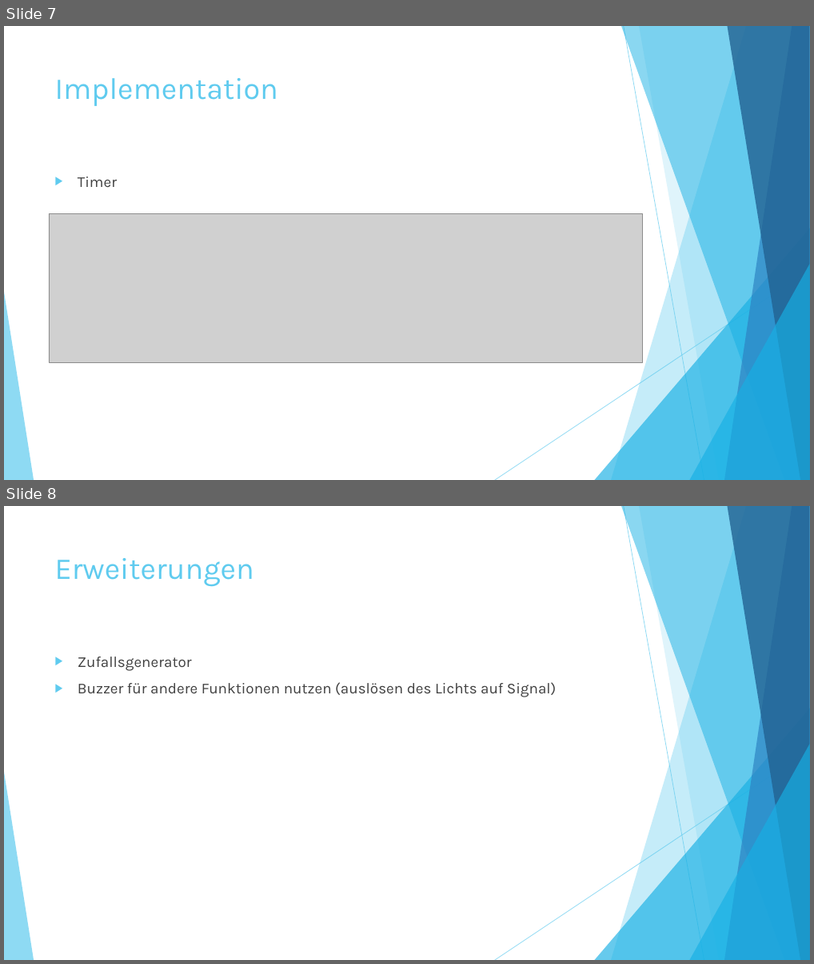
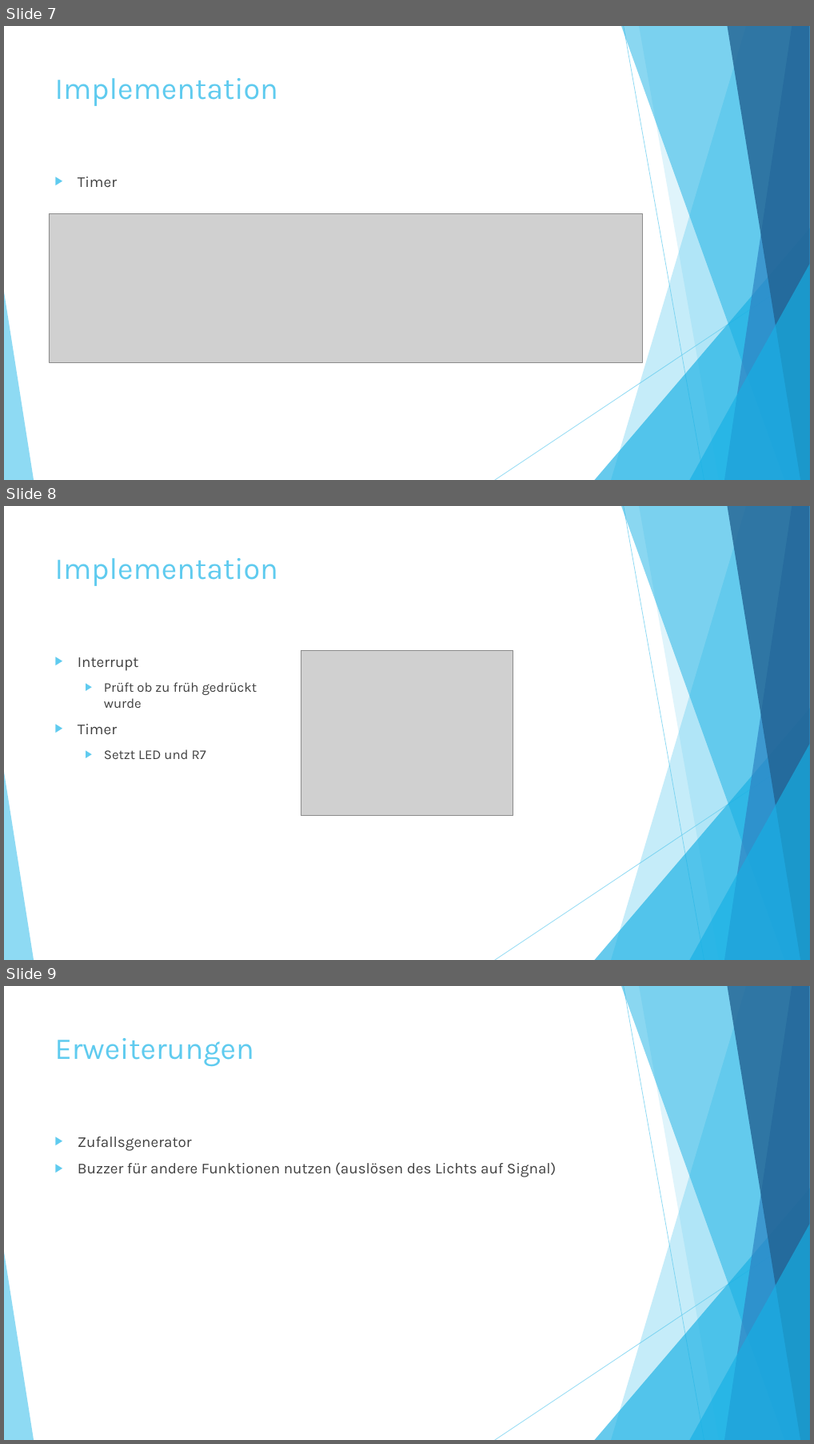
Before and after one commit to assamblerbuzzer/Buzzer, a slide deck: Buzzer.pptx. Shown one above the other, each under a label of ours: slides 7 and 8 before the commit, slides 7, 8 and 9 after it. The pictures are 814x964 and 814x1444 pixels, drawn with LibreOffice and Linux fonts; fonts in the diff are those of the drawing; grey boxes stand for pictures. Boxes give left, top, right and bottom in pixels: in the first picture for what was removed or moved away, otherwise in the second. Text is boxed around its words. In the diff, an @@ line names an element or a change of style, - is before the commit and + after.

```diff
--- a/Buzzer.pptx
+++ b/Buzzer.pptx
@@ slide 8 added at (4,506,810,960), background #FFFFFF; not listed: 10 template elements that a slide beside it also shows @@
@@ title added at (55,558,278,586), 36 pt, text #5FCBEF @@
+Implementation
@@ text added at (78,657,258,759), 16 pt, text #404040 @@
+▶ Interrupt
+  ▶ Prüft ob zu früh gedrückt
+    wurde
+▶ Timer
+  ▶ Setzt LED und R7
@@ picture added at (302,651,514,816) @@
@@ what was slide 8 is now slide 9 @@
```
Also in this commit, not shown: 1 slide changed.
